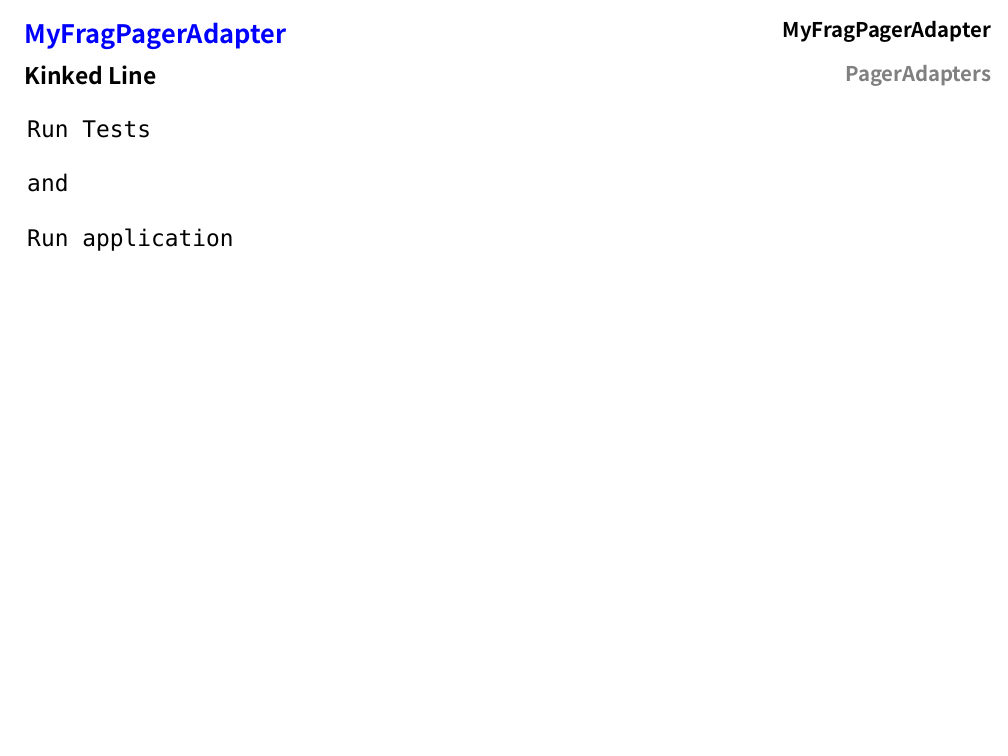
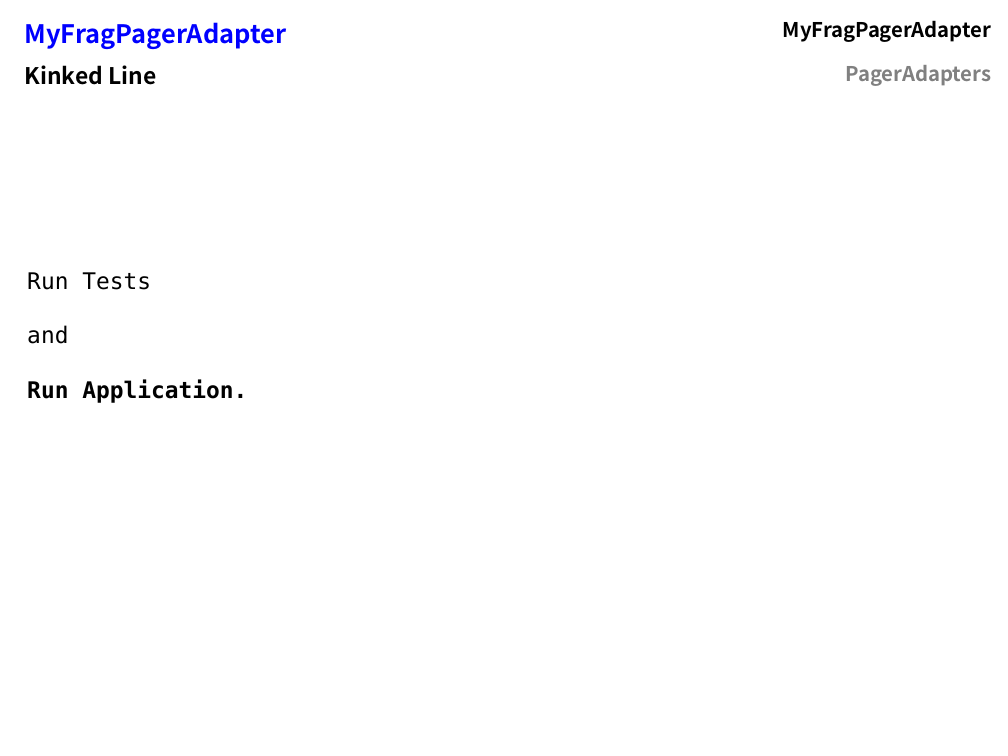
Before and after one commit to flocela/PagerAdaptersHandouts, a slide deck: slide 38 of PagerAdapterPresentation.odp (slide 36 before the commit). Drawn at 1008x756 pixels with LibreOffice and Linux fonts; fonts in the diff are those of the drawing. Boxes give left, top, right and bottom in pixels: in the first picture for what was removed or moved away, otherwise in the second. Text is boxed around its words. In the diff, an @@ line names an element or a change of style, - is before the commit and + after.

```diff
--- a/PagerAdapterPresentation.odp
+++ b/PagerAdapterPresentation.odp
@@ text "Run Tests" at (x1=27, y1=272, x2=247, y2=403): vertical alignment top to middle @@
@@ text at (x1=27, y1=380, x2=247, y2=403): text changed; bold on @@
-Run application
+Run Application.
```
Also in this commit, not shown: 16 other slides changed, 8 slides added, 4 slides removed, 2 other files.
